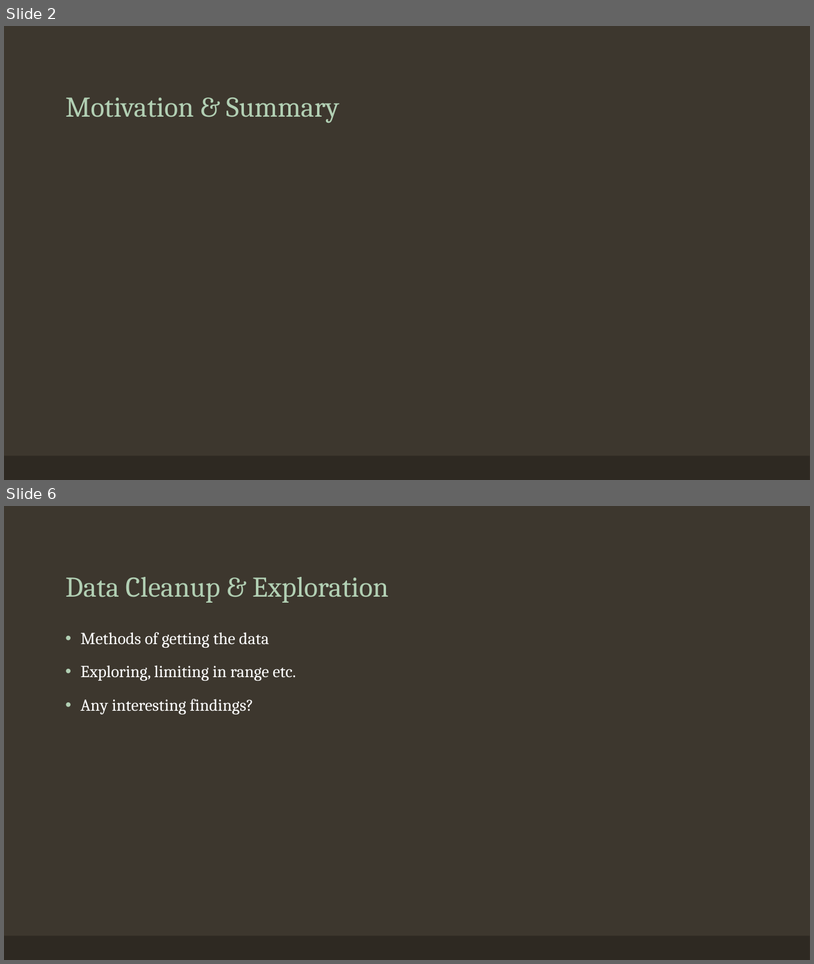
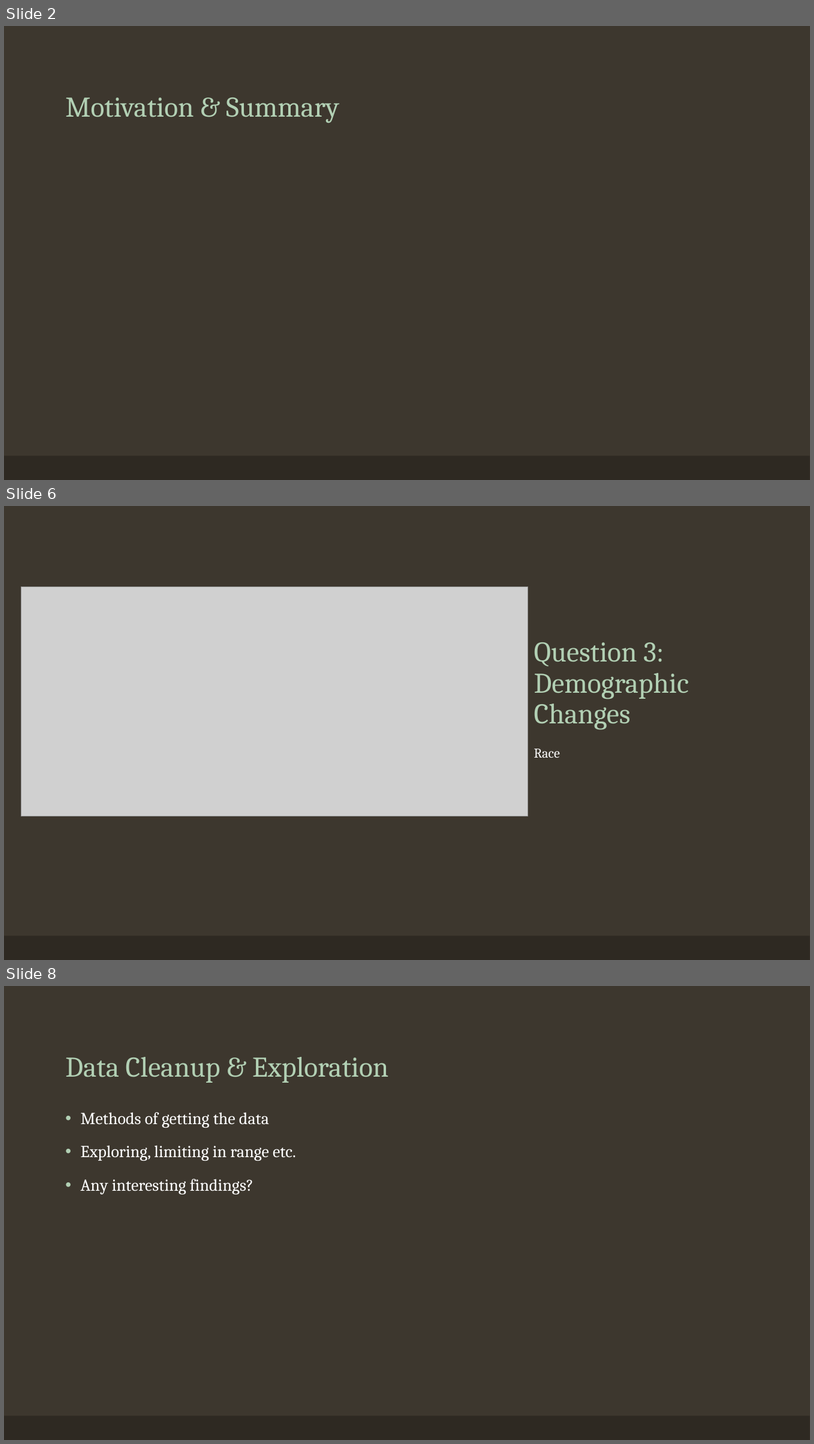
Before and after one commit to elizabethjaye/Project1-Repository, a slide deck: Housing in Orange County, FL.pptx. Shown one above the other, each under a label of ours: slides 2 and 6 before the commit, slides 2, 6 and 8 after it; the slides between them are not shown. The pictures are 814x964 and 814x1444 pixels, drawn with LibreOffice and Linux fonts; fonts in the diff are those of the drawing; grey boxes stand for pictures. Boxes give left, top, right and bottom in pixels: in the first picture for what was removed or moved away, otherwise in the second. Text is boxed around its words. In the diff, an @@ line names an element or a change of style, - is before the commit and + after.

```diff
--- a/Housing in Orange County, FL.pptx
+++ b/Housing in Orange County, FL.pptx
@@ slide 6 added at (4, 506, 810, 960), background #3D372E; not listed: 1 template element that a slide beside it also shows @@
@@ picture added at (21, 586, 528, 816) @@
@@ title added at (534, 642, 690, 730), 34 pt, text #B2D0B4 @@
+Question 3: Demographic Changes
@@ text added at (534, 748, 560, 757), 16 pt, text #FFFFFF @@
+Race
@@ what was slide 6 is now slide 8 @@
```
Also in this commit, not shown: 4 slides changed, 1 other slide added, 1 slide removed.
